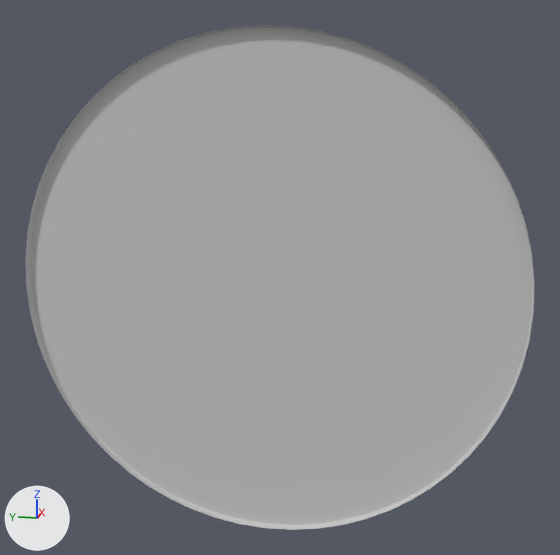
The OBJ model _models_for_unix/ite_2t_2/scale.obj as it was, and as the next commit left it.
Both versions are drawn from a camera (50 mm lens) standing at (-102.7, -129.6, -74.2) and looking at (-2.1, -109.5, -99.4). Lighting does not change. The marker at lower left points along +X, +Y and +Z. The first picture is the older version. Where no turn or scale is listed for an object, it has been applied to the vertices.

The first picture shows 'scale'.
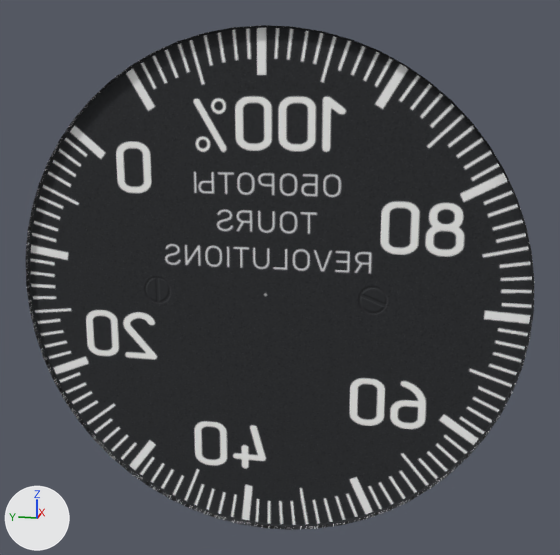
What changed in the scene script:
```text
Add img_ite_2t_scale_png:
    img_ite_2t_scale_png = load_image('ite_2t_scale.png', 'maps/ite_2t_scale.png', 512, 512, 'sRGB')
Change mat_18___default:
    remove mat_18___default.base_color = (0.588, 0.588, 0.588)  # light grey #cacaca
    add mat_18___default.texture = img_ite_2t_scale_png
```

What differs and where, as boxes [x1, y1, x2, y2] in the pictures (560 x 555 px):
'scale', surface changed (light grey to black): [25, 25, 535, 530] in both
